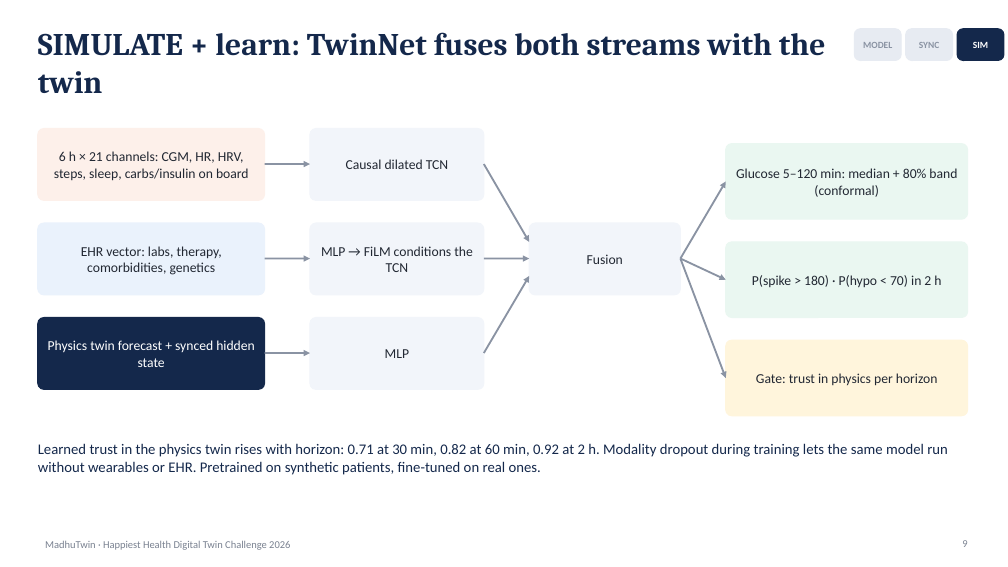
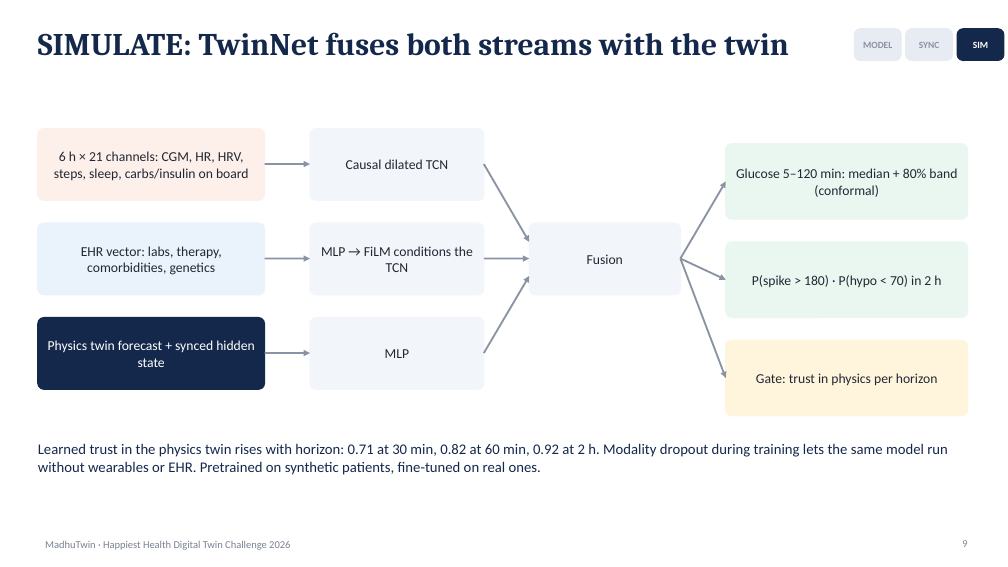
Before and after one commit to ShubAce/MadhuTwin, a slide deck: slide 9 of docs/presentation.pptx. Drawn at 1008x567 pixels with LibreOffice and Linux fonts; fonts in the diff are those of the drawing. Boxes give left, top, right and bottom in pixels: in the first picture for what was removed or moved away, otherwise in the second. Text is boxed around its words. In the diff, an @@ line names an element or a change of style, - is before the commit and + after.

```diff
--- a/docs/presentation.pptx
+++ b/docs/presentation.pptx
@@ text at (x1=38, y1=32, x2=789, y2=56): text changed @@
-SIMULATE + learn: TwinNet fuses both streams with the twin
+SIMULATE: TwinNet fuses both streams with the twin
```
Also in this commit, not shown: 9 other slides changed, 8 other files.
